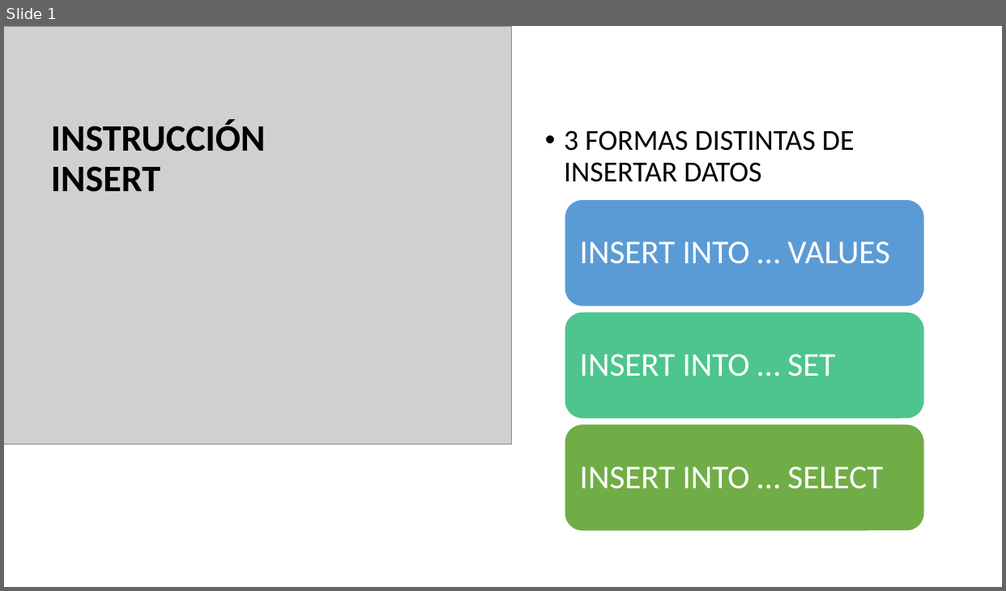
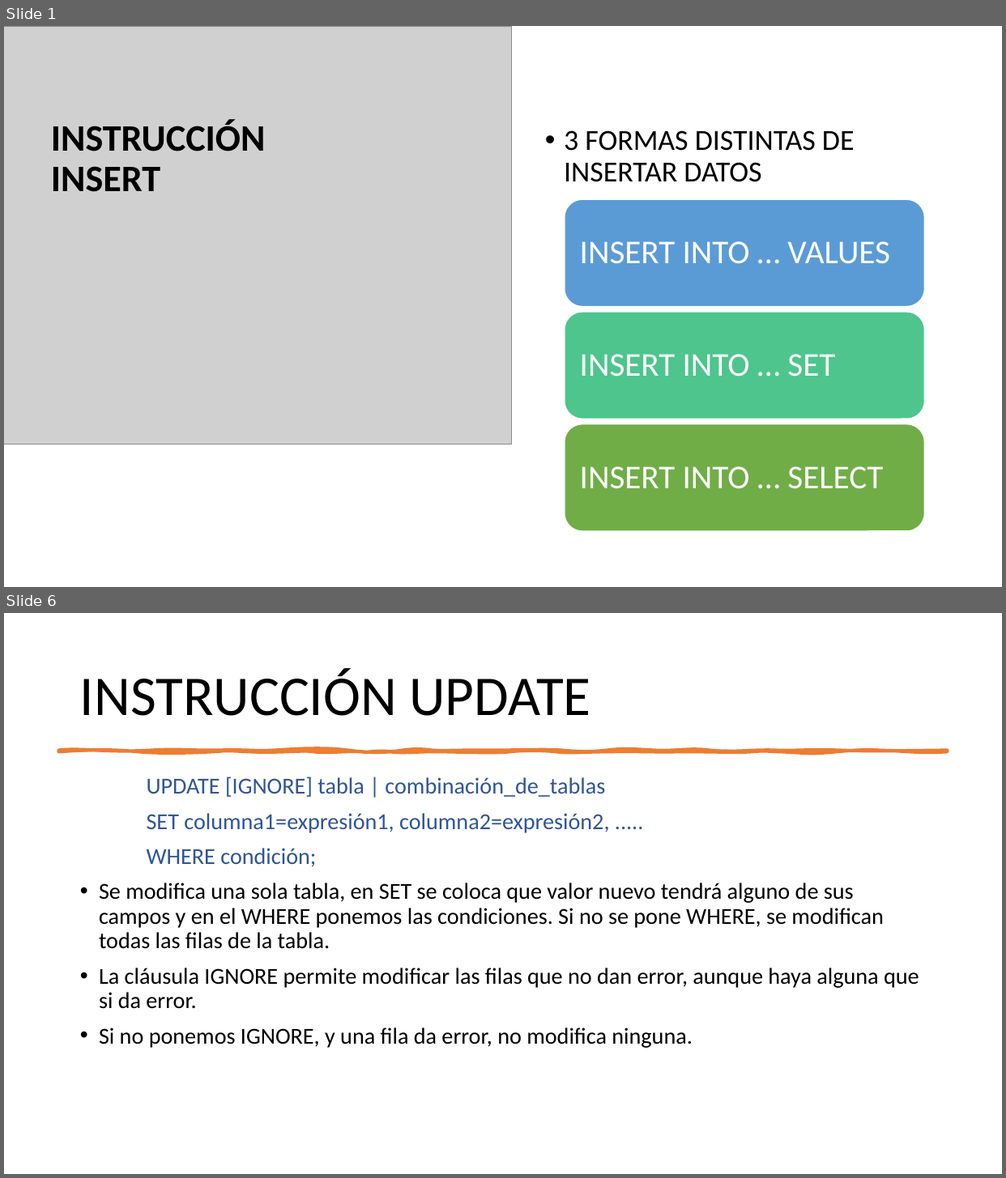
Before and after one commit to NuriaCelis/GBD2425, a slide deck: Tema5/Actualizaciones sencillas.pptx. Shown one above the other, each under a label of ours: slide 1 before the commit, slides 1 and 6 after it; the slides between them are not shown. The pictures are 1006x591 and 1006x1178 pixels, drawn with LibreOffice and Linux fonts; fonts in the diff are those of the drawing; grey boxes stand for pictures. Boxes give left, top, right and bottom in pixels: in the first picture for what was removed or moved away, otherwise in the second. Text is boxed around its words. In the diff, an @@ line names an element or a change of style, - is before the commit and + after.

Commit message:
modificacion

```diff
--- a/Tema5/Actualizaciones sencillas.pptx
+++ b/Tema5/Actualizaciones sencillas.pptx
@@ slide 6 added at bbox=[4, 613, 1002, 1174], background #FFFFFF @@
@@ title added at bbox=[80, 668, 591, 716], 54 pt, text #000000 @@
+INSTRUCCIÓN UPDATE
@@ freeform shape added at bbox=[58, 750, 948, 752], fill #ED7D31, outline #ED7D31 3.25 pt @@
@@ text added at bbox=[99, 777, 919, 1048], 22 pt, text #000000 @@
+UPDATE [IGNORE] tabla | combinación_de_tablas
+SET columna1=expresión1, columna2=expresión2, .....
+WHERE condición;
+• Se modifica una sola tabla, en SET se coloca que valor nuevo tendrá alguno de sus campos y en el WHERE ponemos las condiciones. Si no se pone WHERE, se modifican todas las filas de la tabla.
+• La cláusula IGNORE permite modificar las filas que no dan error, aunque haya alguna que si da error.
+• Si no ponemos IGNORE, y una fila da error, no modifica ninguna.
```
Also in this commit, not shown: 2 slides changed, 3 other slides added, 1 slide removed, 6 other files.
